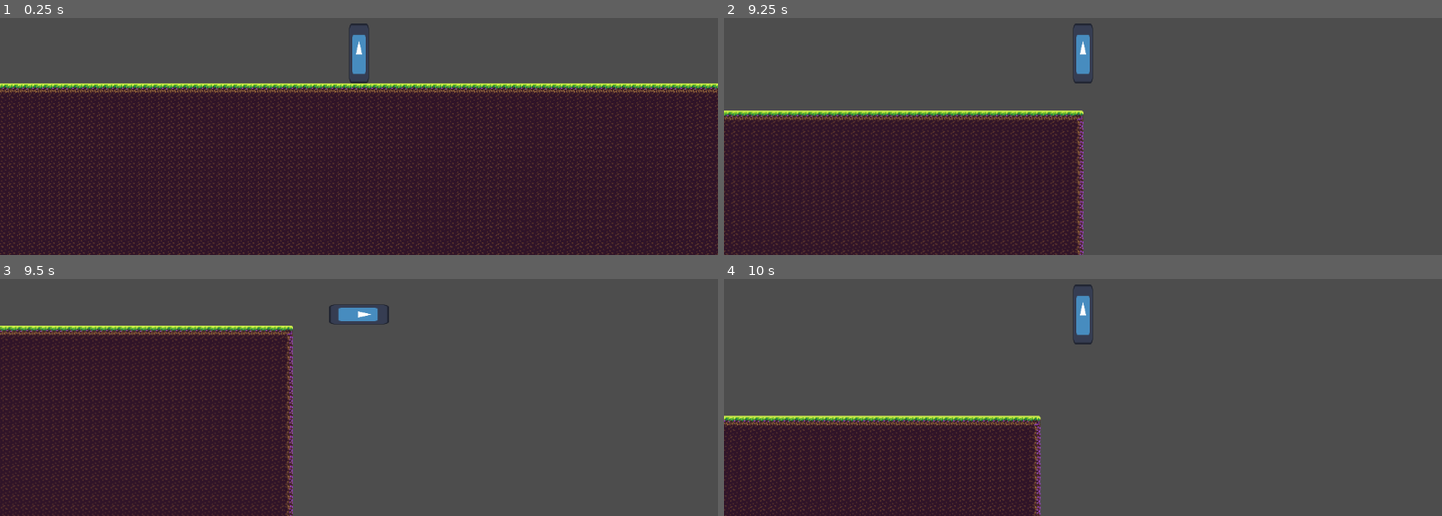
Above: before the commit, frames 1-4 (two rows, left to right).
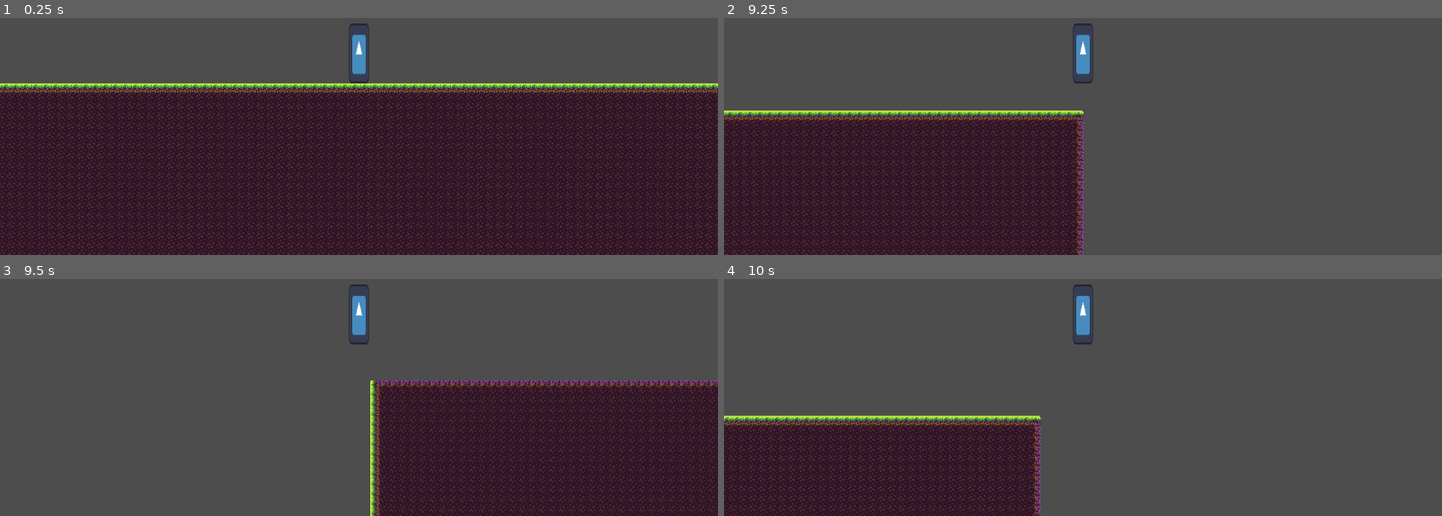
Above: after the commit, the same moments.

Repository: EamonnER/TerraWorlds
Game: Godot game, scene res://game.tscn
Two runs of this game, one before a commit and one after it. Both use one fixed random seed, a clock stepped at 60 frames per second and the inputs below. The engine's default icon, where the game draws it, is replaced by a stand-in: a white triangle on a blue panel in a dark square.
Inputs:
- Up to frame 1 (0.25 s): no input
- Up to frame 2 (9.25 s): tap Enter at 0.5 s; hold D (game_right) 0.53-2.03 s; tap Space (game_jump) at 0.77, 1.52, 3.02, 3.77, 4.52, 6.02, 6.77, 7.52, 9.02 s; hold A (game_left) 2.03-2.78 s; hold D (game_right) 2.78-4.28 s; hold A (game_left) 4.28-5.03 s; hold D (game_right) 5.03-5.78 s; hold A (game_left) 5.78-7.28 s; hold D (game_right) from 7.28 s (still down)
- Up to frame 3 (9.5 s): keep holding D (game_right)
- Up to frame 4 (10 s): release D (game_right) at 9.53 s; hold A (game_left) from 9.53 s (still down); tap Space (game_jump) at 9.77 s

Frames 1-2 are identical in both runs. In frame 3, 61% of the frame differs, in the area x 0-100%, y 2-100%; in frame 4, nothing differs.

Commit message:
Changed child node names

Diff:
--- a/player.tscn
+++ b/player.tscn
@@ -10,14 +10,15 @@
 position = Vector2(-16, 48)
 script = ExtResource("1_1c8fd")
 
-[node name="CollisionShape2D" type="CollisionShape2D" parent="."]
+[node name="Collision" type="CollisionShape2D" parent="."]
 position = Vector2(16, -48)
 shape = SubResource("RectangleShape2D_1b3qp")
 
-[node name="Sprite2D" type="Sprite2D" parent="."]
+[node name="Sprite" type="Sprite2D" parent="."]
 position = Vector2(16, -48)
 scale = Vector2(0.25, 0.75)
 texture = ExtResource("1_wpkrl")
 
-[node name="Camera2D" type="Camera2D" parent="."]
+[node name="Camera" type="Camera2D" parent="."]
 position = Vector2(16, -48)
+ignore_rotation = false
